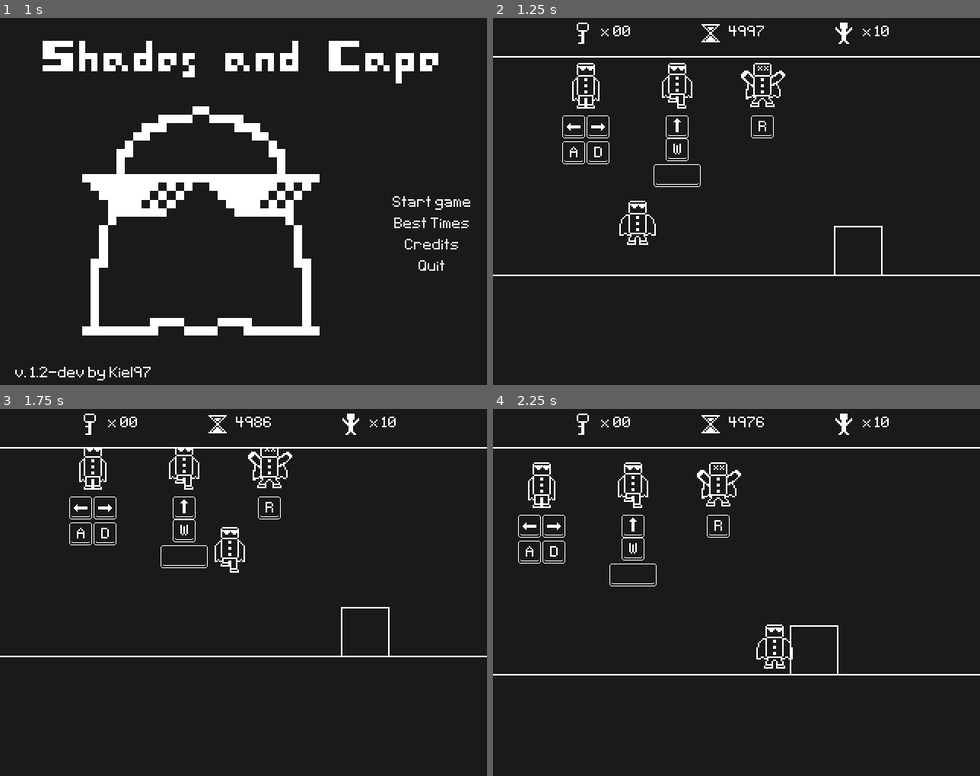
Above: before the commit, frames 1-4 (two rows, left to right).
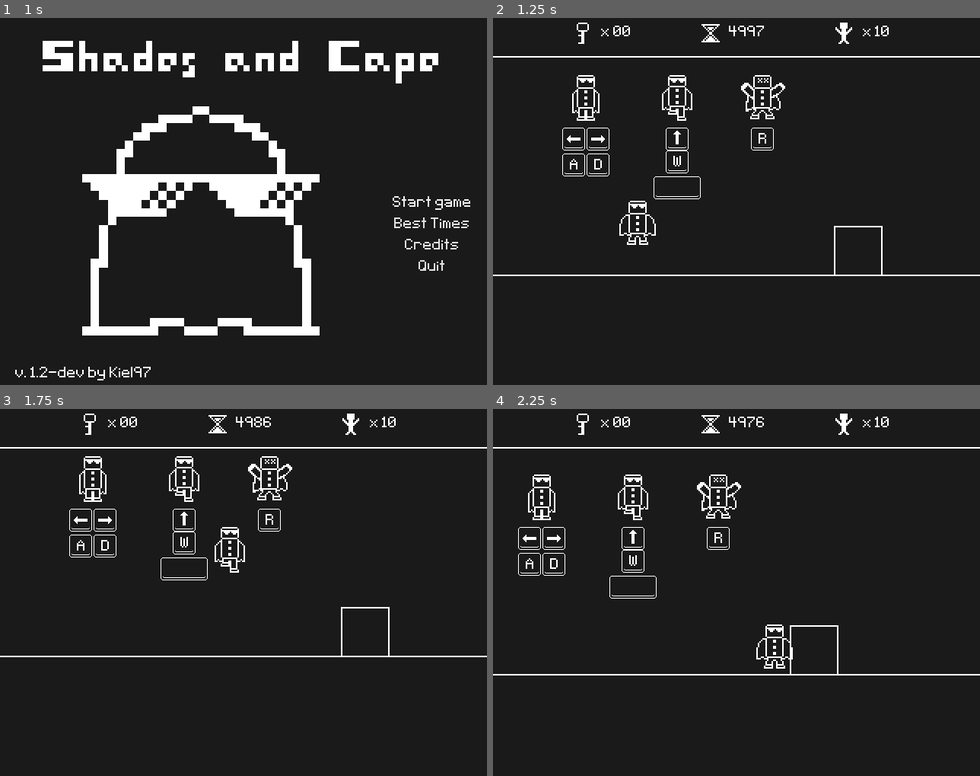
Above: after the commit, the same moments.

Repository: Kiel97/bialjam2019
Game: Godot game, scene res://Menu/MainMenu.tscn
Same seed, same stepped clock (60 frames per second), same inputs: the game is played once before the commit and once after it. Sound files missing from this copy of the repository are replaced by a short silence.
Inputs:
- Up to frame 1 (1 s): click "Start game" at 0.5 s
- Up to frame 2 (1.25 s): no input
- Up to frame 3 (1.75 s): tap Enter (enter) at 1.25 s; hold Right (move_right) from 1.28 s (still down); hold Enter (enter) from 1.28 s (still down); tap Up (jump) at 1.52 s
- Up to frame 4 (2.25 s): keep holding Right (move_right); release Enter (enter) at 2.03 s; tap Enter (enter) at 2.1 s

Frame 1 is identical in both runs. In frame 2, 1.8% of the frame differs, in the area x 14-60%, y 12-50%; in frame 3, 1.8%; in frame 4, 1.8%.

Commit message:
Moved Help Section a little bit down to be fully visible

Diff:
--- a/Bialjam2019/Levels/Level.tscn
+++ b/Bialjam2019/Levels/Level.tscn
@@ -24,7 +24,7 @@
 tile_data = PoolIntArray( -262111, 0, 0, -262110, 0, 2, -196575, 0, 65536, -196574, 0, 65538, -131039, 0, 65541, -13103 …(19950 unchanged characters)…
 
 [node name="HelpSection" parent="." instance=ExtResource( 3 )]
-position = Vector2( 121, 500 )
+position = Vector2( 121, 508 )
 
 [node name="Gates" type="Node" parent="."]
 
